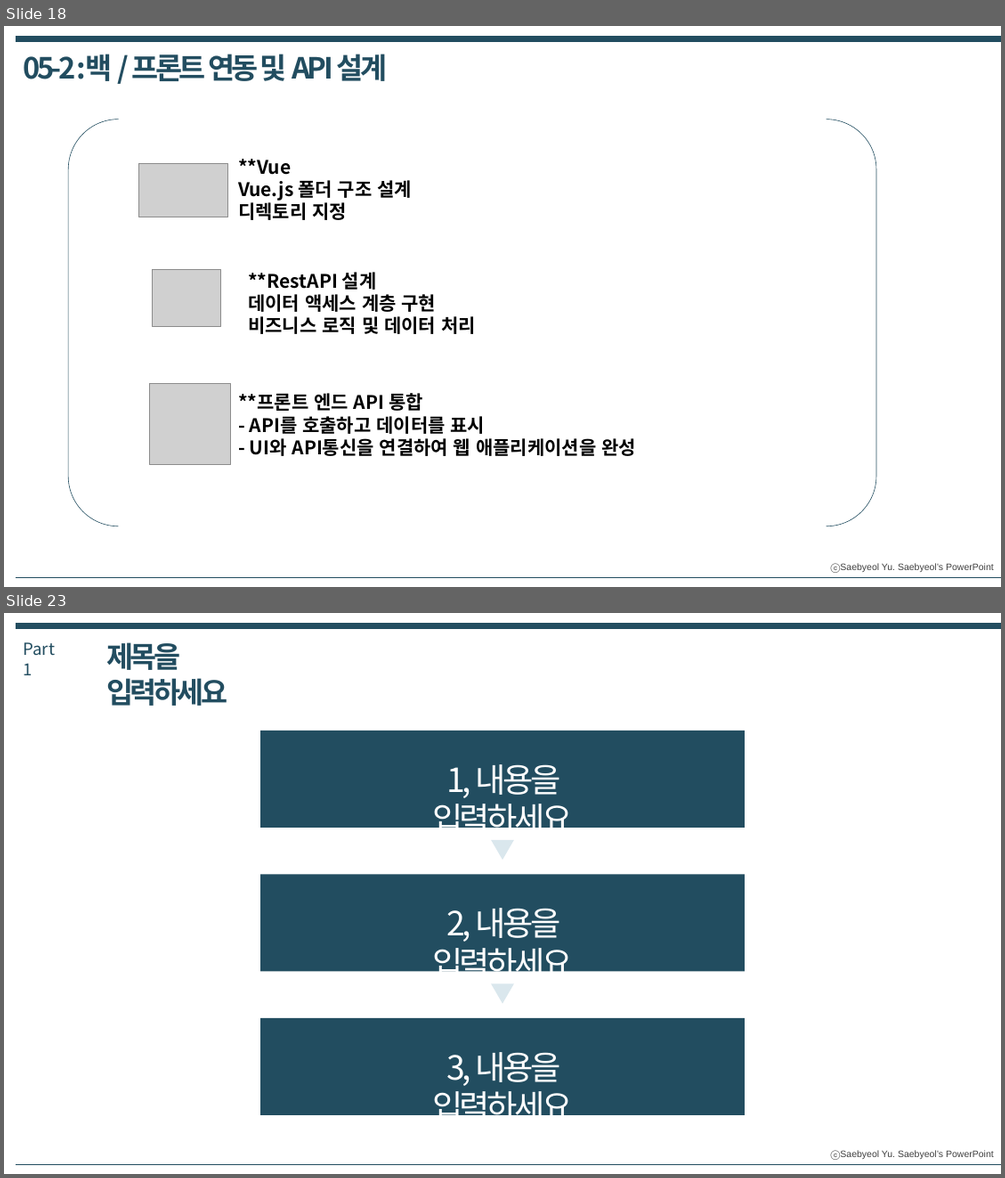
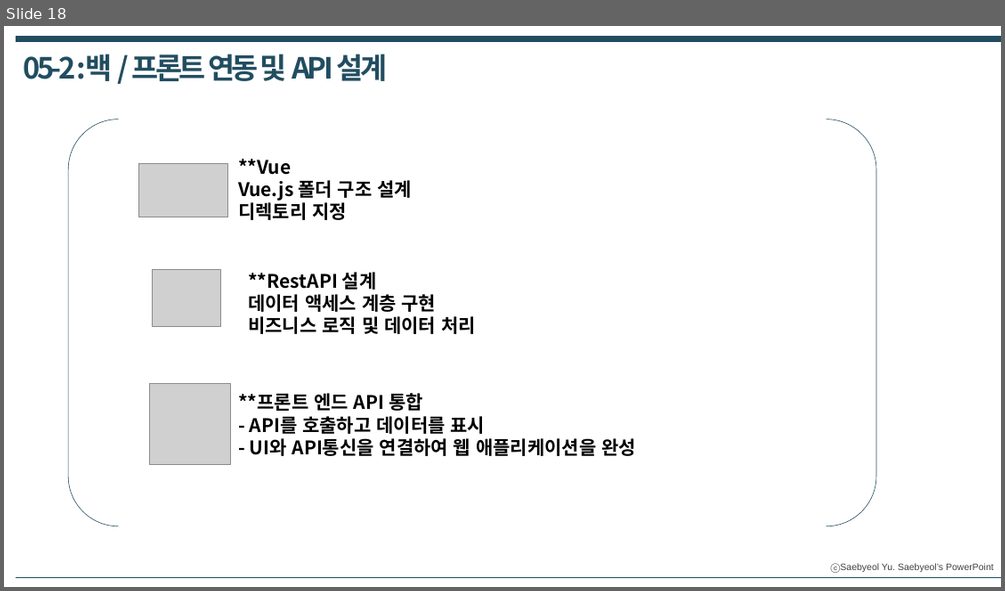
Before and after one commit to DongHyukLeeee/StopUsingGPT, a slide deck: SSAFY_Project발표_GPT그만쓰조_231105_1010.pptx. Shown one above the other, each under a label of ours: slides 18 and 23 before the commit, slide 18 after it; the slides between them are not shown. The pictures are 1005x1178 and 1005x591 pixels, drawn with LibreOffice and Linux fonts; fonts in the diff are those of the drawing; grey boxes stand for pictures. Boxes give left, top, right and bottom in pixels: in the first picture for what was removed or moved away, otherwise in the second. Text is boxed around its words. In the diff, an @@ line names an element or a change of style, - is before the commit and + after.

```diff
--- a/SSAFY_Project발표_GPT그만쓰조_231105_1010.pptx
+++ b/SSAFY_Project발표_GPT그만쓰조_231105_1010.pptx
@@ slide 23 removed at <box>4,613,1001,1174</box>, background #FFFFFF; not listed: 1 template element that a slide beside it also shows @@
@@ line removed from (16, 626) to (1001, 626) @@
@@ text removed at <box>24,642,56,675</box> @@
-Part 1
@@ text removed at <box>106,642,227,706</box> @@
-제목을 입력하세요
@@ rectangle removed at <box>260,730,744,827</box> @@
@@ text removed at <box>432,764,573,841</box> @@
-1, 내용을 입력하세요
@@ triangle removed at <box>491,840,514,860</box> @@
@@ rectangle removed at <box>260,874,744,971</box> @@
@@ text removed at <box>432,908,573,984</box> @@
-2, 내용을 입력하세요
@@ triangle removed at <box>491,984,514,1004</box> @@
@@ rectangle removed at <box>260,1018,744,1116</box> @@
@@ text removed at <box>432,1052,573,1128</box> @@
-3, 내용을 입력하세요
@@ line removed from (16, 1164) to (1001, 1164) @@
```
Also in this commit, not shown: 10 slides changed, 15 other slides removed.
